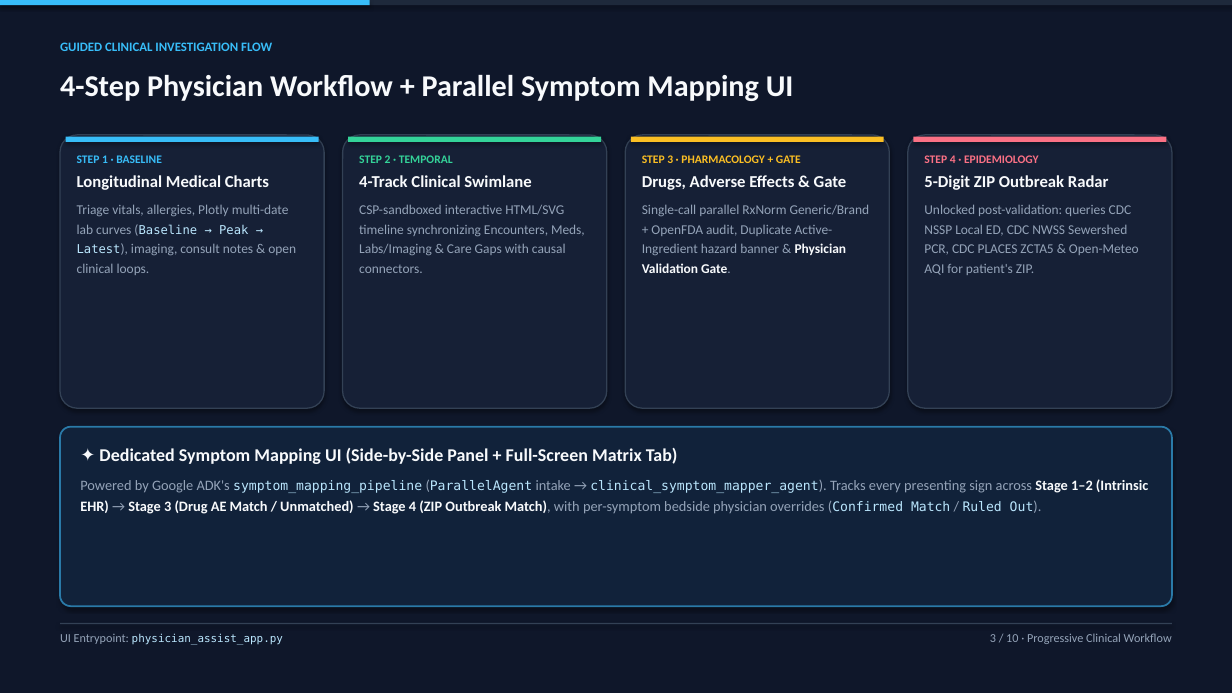
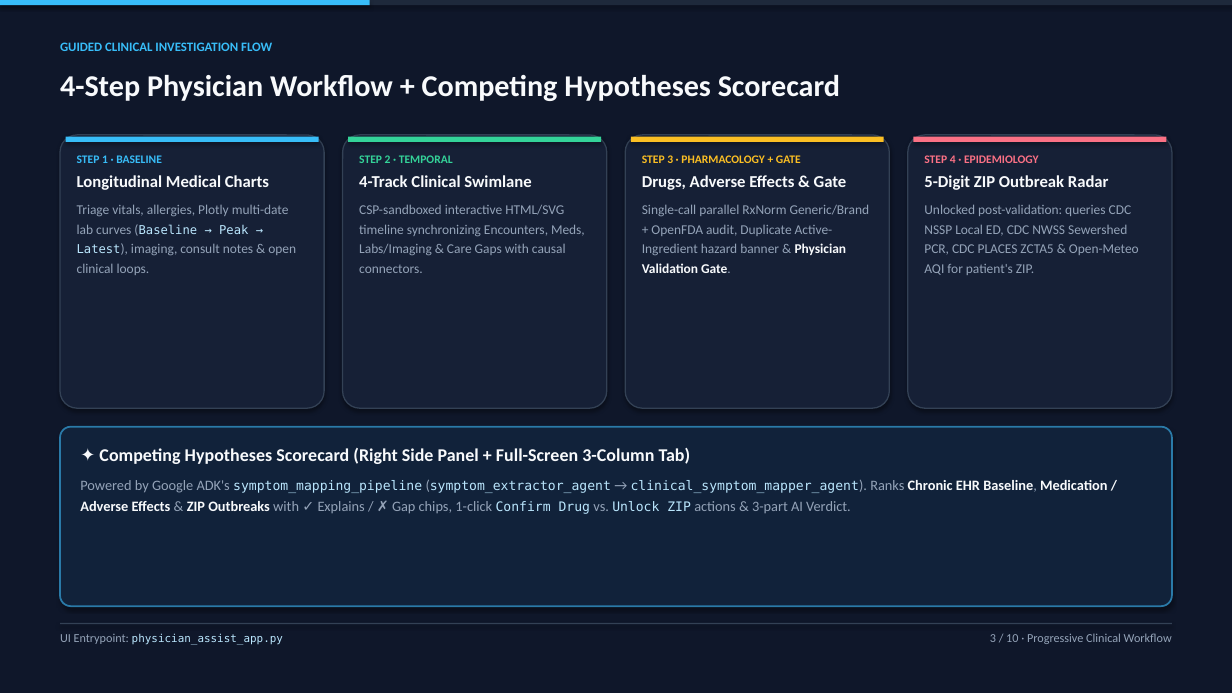
Before and after one commit to Sivaram0606/AI-PhysicianSupport, a slide deck: slide 3 of DEMO_SLIDES.pptx. Drawn at 1232x693 pixels with LibreOffice and Linux fonts; fonts in the diff are those of the drawing. Boxes give left, top, right and bottom in pixels: in the first picture for what was removed or moved away, otherwise in the second. Text is boxed around its words. In the diff, an @@ line names an element or a change of style, - is before the commit and + after.

Commit message:
Update PPTX decks, HTML slides, docs, and 4-min narrated demo video for Competing Hypotheses Scorecard UI

```diff
--- a/DEMO_SLIDES.pptx
+++ b/DEMO_SLIDES.pptx
@@ text at (60,75,840,101): text changed @@
-4-Step Physician Workflow + Parallel Symptom Mapping UI
+4-Step Physician Workflow + Competing Hypotheses Scorecard
@@ text at (80,448,1108,514): text changed @@
-✦ Dedicated Symptom Mapping UI (Side-by-Side Panel + Full-Screen Matrix Tab)
-Powered by Google ADK's symptom_mapping_pipeline (ParallelAgent intake → clinical_symptom_mapper_agent). Tracks every presenting sign across Stage 1–2 (Intrinsic EHR) → Stage 3 (Drug AE Match / Unmatched) → Stage 4 (ZIP Outbreak Match), with per-symptom bedside physician overrides (Confirmed Match / Ruled Out).
+✦ Competing Hypotheses Scorecard (Right Side Panel + Full-Screen 3-Column Tab)
+Powered by Google ADK's symptom_mapping_pipeline (symptom_extractor_agent → clinical_symptom_mapper_agent). Ranks Chronic EHR Baseline, Medication / Adverse Effects & ZIP Outbreaks with ✓ Explains / ✗ Gap chips, 1-click Confirm Drug vs. Unlock ZIP actions & 3-part AI Verdict.
```
Also in this commit, not shown: 6 other slides changed, 6 other files.
